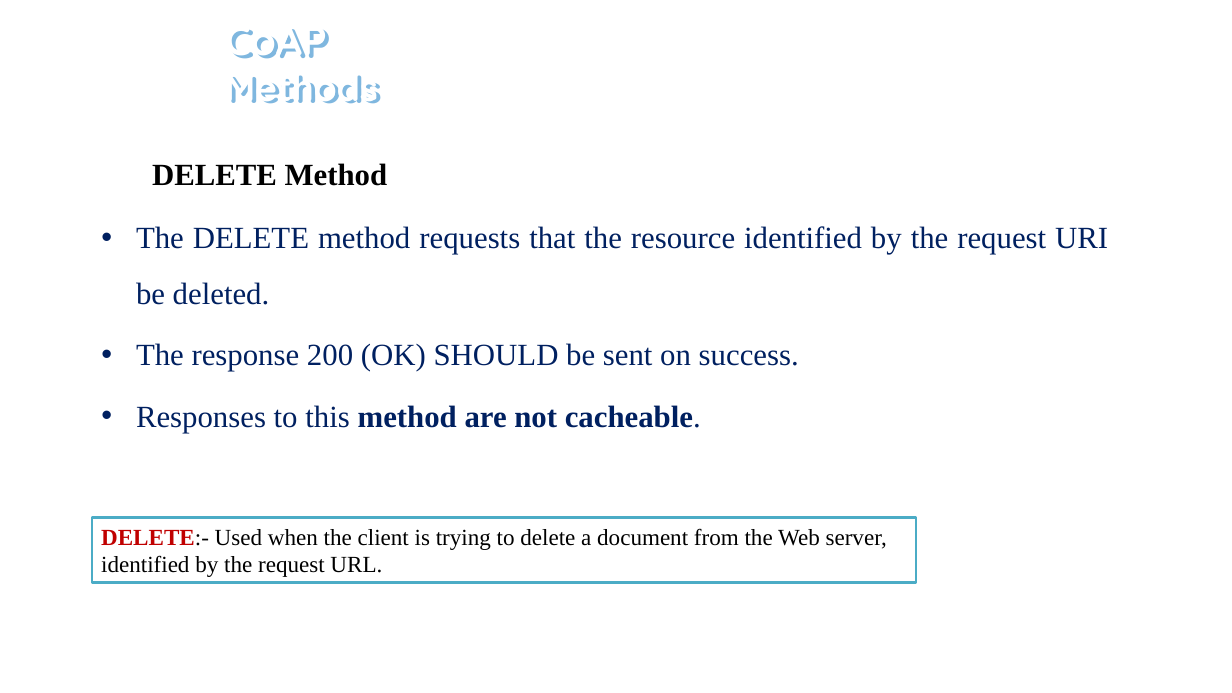
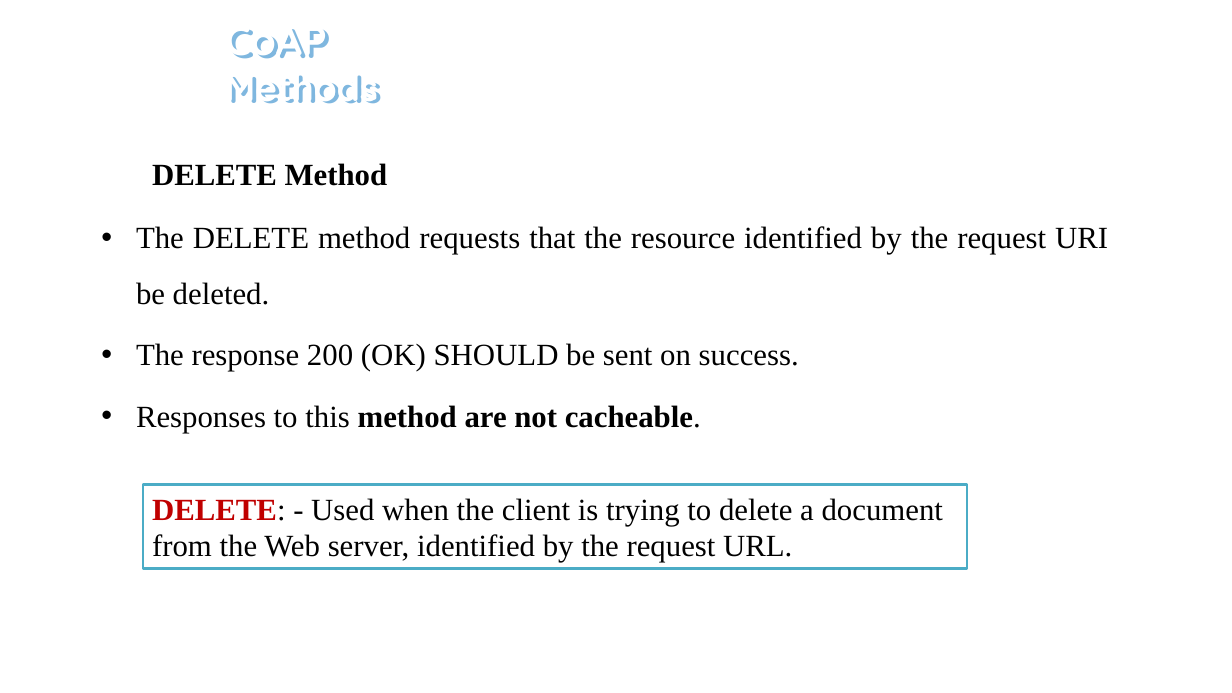
Before and after one commit to hoangnh0194/TrainingTMA, a slide deck: slide 12 of CoAPreport.pptx. Drawn at 1232x693 pixels with LibreOffice and Linux fonts; fonts in the diff are those of the drawing; background and template pictures are left out. Boxes give left, top, right and bottom in pixels: in the first picture for what was removed or moved away, otherwise in the second. Text is boxed around its words. In the diff, an @@ line names an element or a change of style, - is before the commit and + after.

```diff
--- a/CoAPreport.pptx
+++ b/CoAPreport.pptx
@@ text "The DELETE method requests that ..." at (136, 226, 1108, 433): text colour #002060 to #000000 @@
@@ rectangle "DELETE: - Used when the ...": place and size @@
-rectangle "DELETE: - Used when the ..." at (92, 518, 917, 583)
+rectangle "DELETE: - Used when the ..." at (143, 485, 968, 569)
@@ text in rectangle at (152, 498, 943, 563): text changed; size 18 to 24 pt @@
-DELETE:- Used when the client is trying to delete a document from the Web server, identified by the request URL.
+DELETE: - Used when the client is trying to delete a document from the Web server, identified by the request URL.
```
Also in this commit, not shown: 10 other slides changed, 10 slides added, 1 other file.
